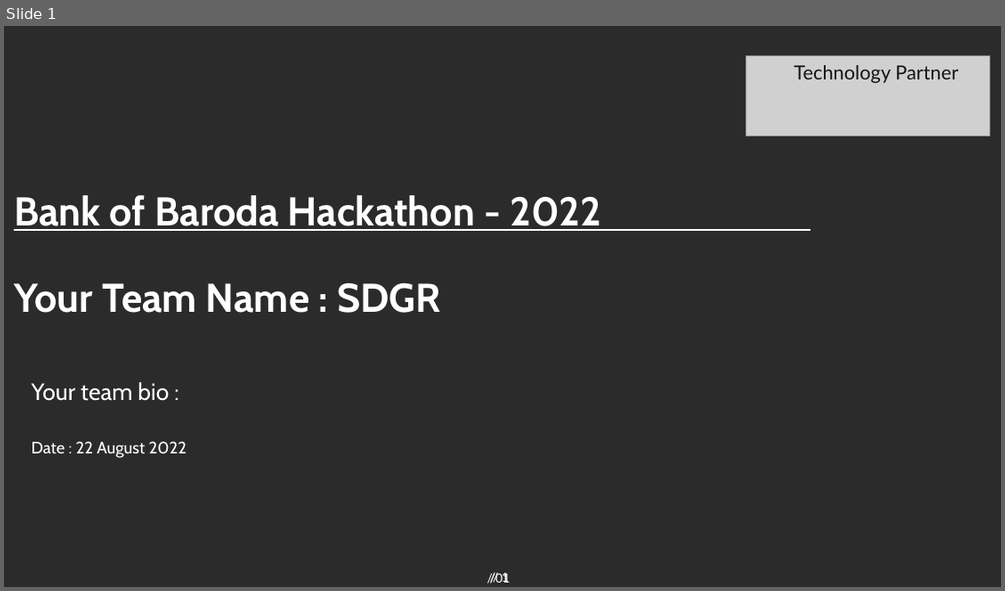
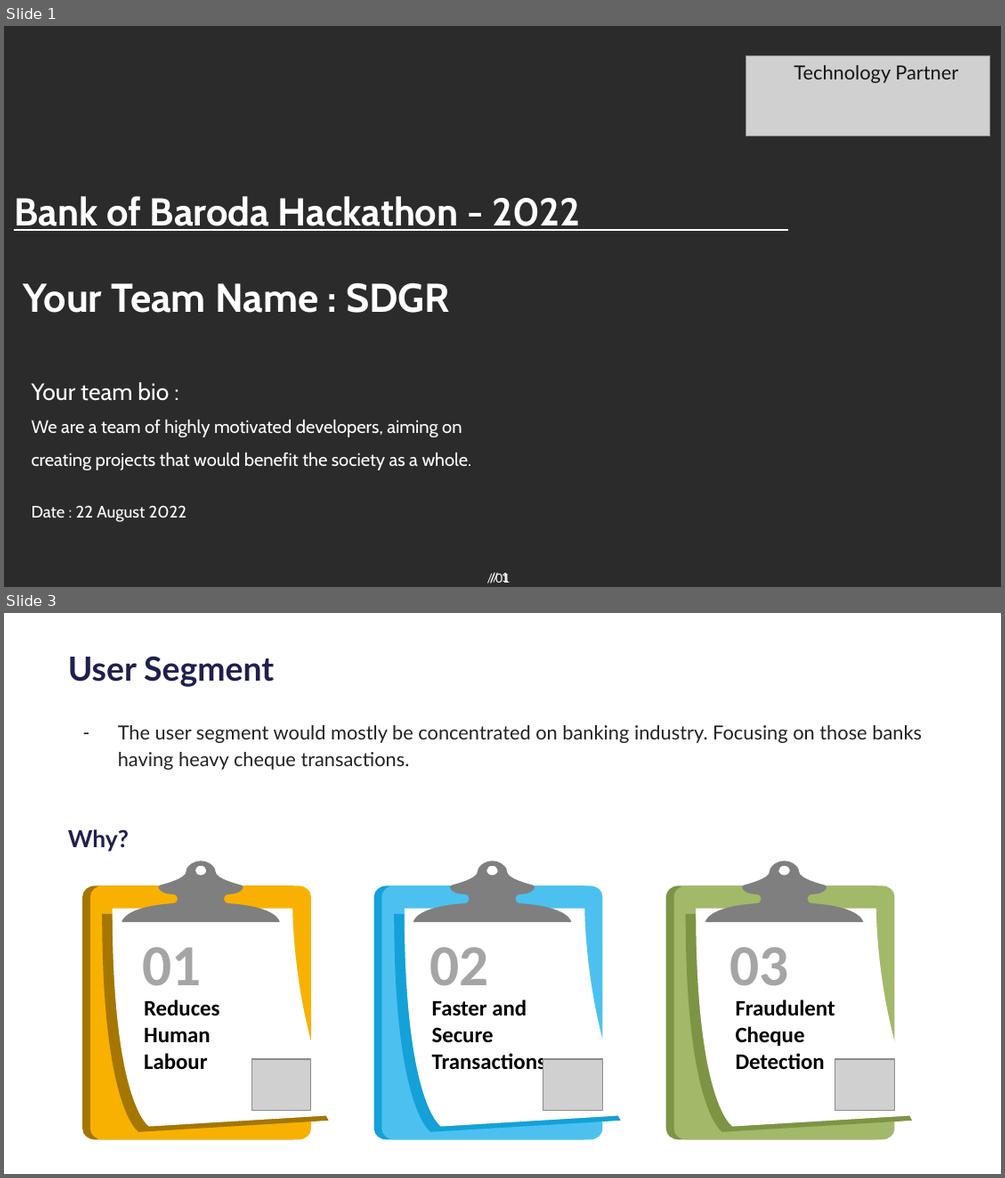
Before and after one commit to dikshabhambri/paycheck, a slide deck: idea/BOB_template.pptx. Shown one above the other, each under a label of ours: slide 1 before the commit, slides 1 and 3 after it; the slides between them are not shown. The pictures are 1005x591 and 1005x1178 pixels, drawn with LibreOffice and Linux fonts; fonts in the diff are those of the drawing; grey boxes stand for pictures; background and template pictures are left out; a plain dark background stands for a picture behind light text. Boxes give left, top, right and bottom in pixels: in the first picture for what was removed or moved away, otherwise in the second. Text is boxed around its words. In the diff, an @@ line names an element or a change of style, - is before the commit and + after.

```diff
--- a/idea/BOB_template.pptx
+++ b/idea/BOB_template.pptx
@@ slide 3 added at (x1=4, y1=613, x2=1001, y2=1174), background #FFFFFF; not listed: 2 template elements that a slide beside it also shows @@
@@ title added at (x1=68, y1=656, x2=274, y2=687), 24 pt, text #1F1F50, bold @@
+User Segment
@@ text added at (x1=68, y1=725, x2=922, y2=852), 14 pt, text #222222 @@
+– The user segment would mostly be concentrated on banking industry. Focusing on those banks having heavy cheque transactions.
+Why?
@@ group added at (x1=82, y1=861, x2=339, y2=1140): 5 freeform shapes @@
@@ group added at (x1=374, y1=861, x2=631, y2=1140): 5 freeform shapes @@
@@ group added at (x1=666, y1=861, x2=922, y2=1140): 5 freeform shapes @@
@@ text added at (x1=143, y1=947, x2=202, y2=985), 42 pt, text #A5A5A5, bold @@
+01
@@ text added at (x1=430, y1=947, x2=489, y2=985), 42 pt, text #A5A5A5, bold @@
+02
@@ text added at (x1=729, y1=947, x2=788, y2=985), 42 pt, text #A5A5A5, bold @@
+03
@@ text added at (x1=144, y1=999, x2=219, y2=1070), 16 pt, text #000000, bold @@
+Reduces Human Labour
@@ text added at (x1=432, y1=999, x2=546, y2=1073), 16 pt, text #000000, bold @@
+Faster and Secure Transactions
@@ text added at (x1=736, y1=999, x2=835, y2=1070), 16 pt, text #000000, bold @@
+Fraudulent Cheque Detection
@@ picture added at (x1=252, y1=1059, x2=312, y2=1111) @@
@@ picture added at (x1=543, y1=1059, x2=603, y2=1111) @@
@@ picture added at (x1=835, y1=1059, x2=895, y2=1111) @@
@@ slide 1 changed as well @@
@@ title "Bank of Baroda Hackathon - ..." at (x1=14, y1=196, x2=581, y2=231): size 29 to 28 pt @@
@@ text "Your Team Name : SDGR" moved from (x1=14, y1=283, x2=441, y2=313) to (x1=23, y1=283, x2=450, y2=313) @@
@@ text at (x1=32, y1=419, x2=472, y2=470): paragraph added @@
+We are a team of highly motivated developers, aiming on creating projects that would benefit the society as a whole.
```
Also in this commit, not shown: 1 other slide changed, 7 other slides added, 7 slides removed, 1 other file.
